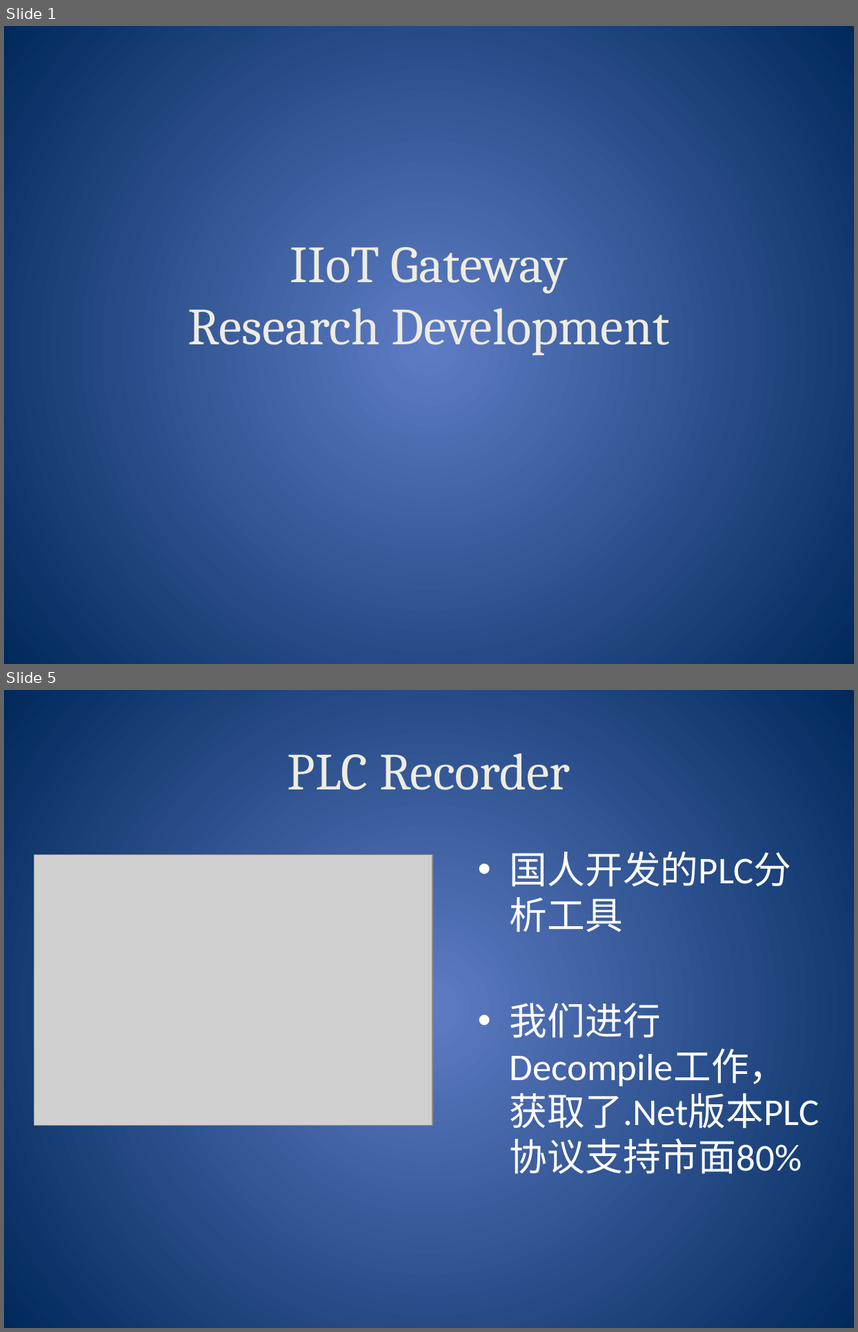
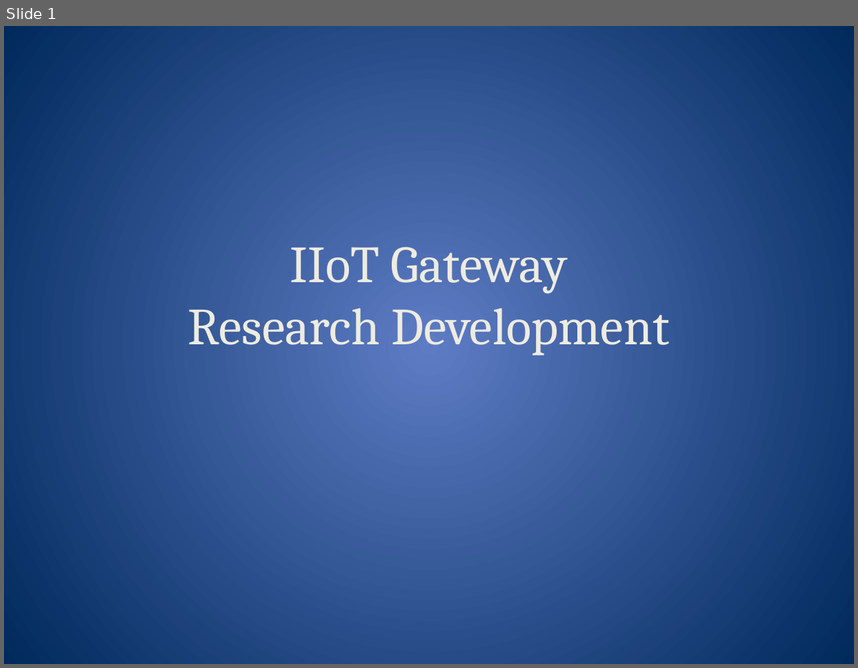
Before and after one commit to mikewomaster/sdSoftware, a slide deck: ppt/gateway_iotBox.pptx. Shown one above the other, each under a label of ours: slides 1 and 5 before the commit, slide 1 after it; the slides between them are not shown. The pictures are 858x1332 and 858x668 pixels, drawn with LibreOffice and Linux fonts; fonts in the diff are those of the drawing; grey boxes stand for pictures. Boxes give left, top, right and bottom in pixels: in the first picture for what was removed or moved away, otherwise in the second. Text is boxed around its words. In the diff, an @@ line names an element or a change of style, - is before the commit and + after.

```diff
--- a/ppt/gateway_iotBox.pptx
+++ b/ppt/gateway_iotBox.pptx
@@ slide 5 removed at (4,690,854,1328), background gradient #5E7CC5 to #00295C @@
@@ title removed at (288,753,570,790) @@
-PLC Recorder
@@ picture removed at (34,855,432,1125) @@
@@ text removed at (510,851,820,1128) @@
-• 国人开发的PLC分析工具
-• 我们进行Decompile工作，获取了.Net版本PLC协议支持市面80%
```
Also in this commit, not shown: 9 slides added, 5 other slides removed, 7 other files.
